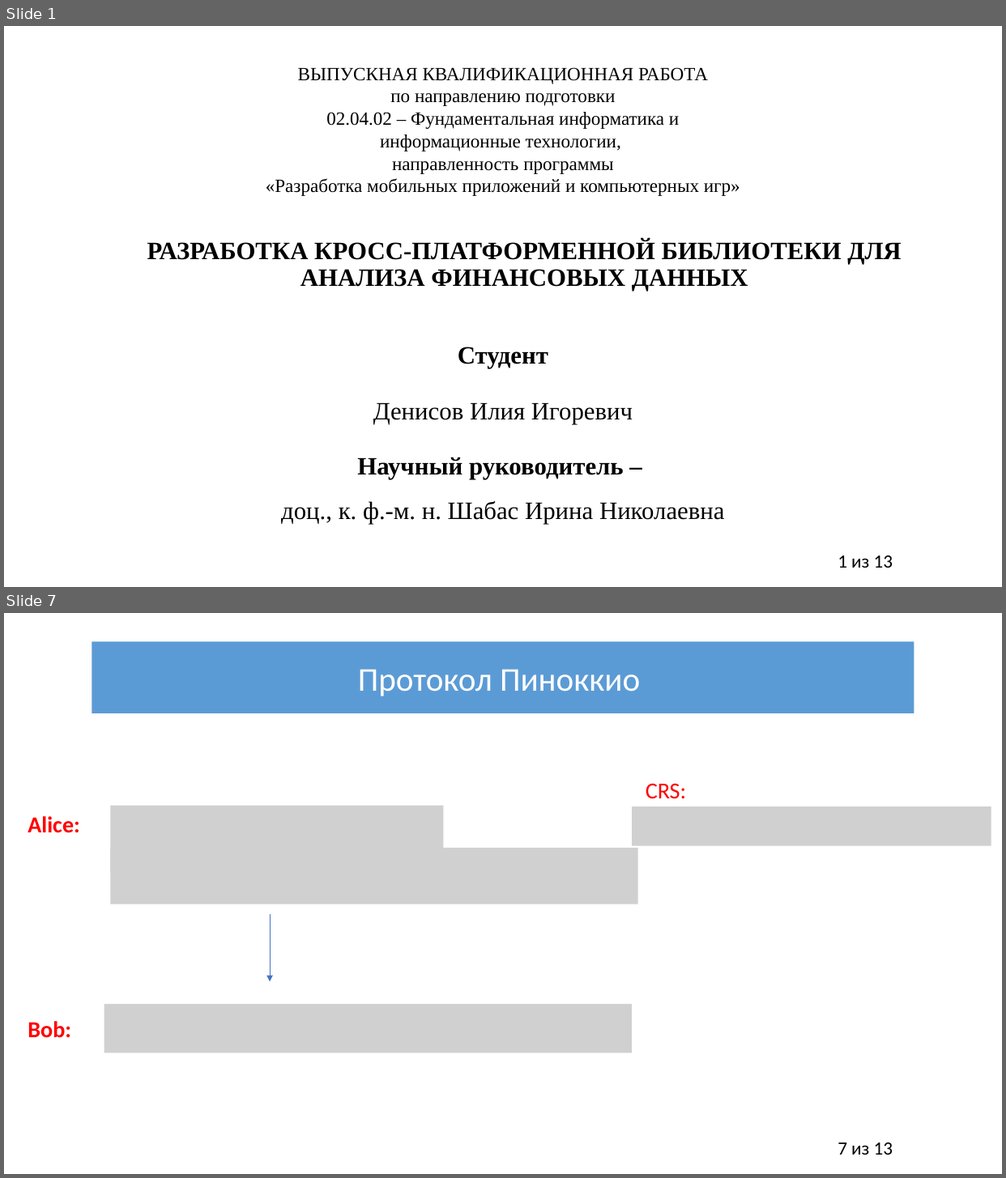
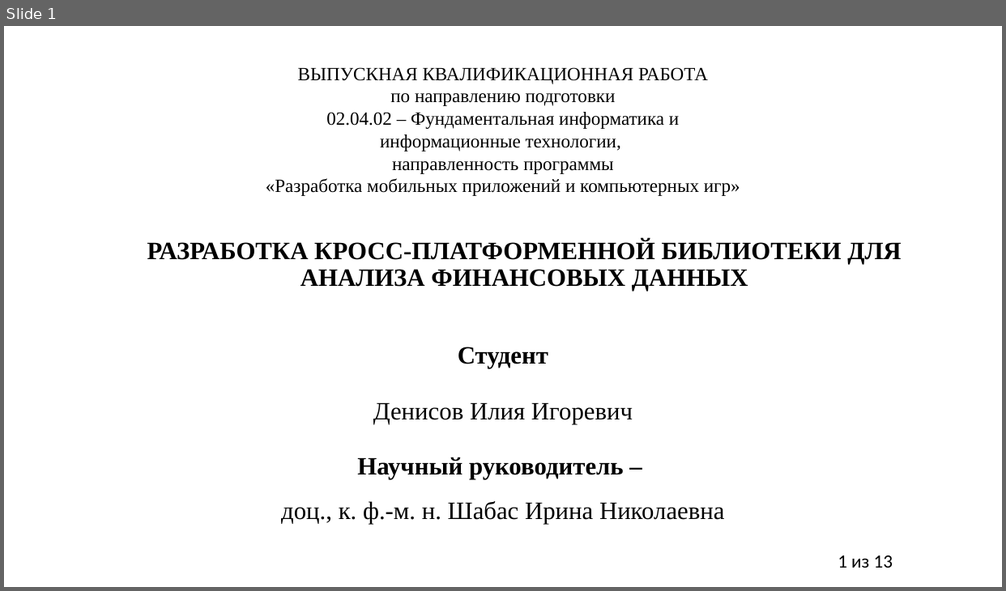
Before and after one commit to IliiaDenisov/masters-thesis, a slide deck: Презентация диплома.pptx. Shown one above the other, each under a label of ours: slides 1 and 7 before the commit, slide 1 after it; the slides between them are not shown. The pictures are 1006x1178 and 1006x591 pixels, drawn with LibreOffice and Linux fonts; fonts in the diff are those of the drawing; grey boxes stand for pictures. Boxes give left, top, right and bottom in pixels: in the first picture for what was removed or moved away, otherwise in the second. Text is boxed around its words. In the diff, an @@ line names an element or a change of style, - is before the commit and + after.

```diff
--- a/Презентация диплома.pptx
+++ b/Презентация диплома.pptx
@@ slide 7 removed at (4,613,1002,1174), background #FFFFFF; not listed: 1 template element that a slide beside it also shows @@
@@ rectangle removed at (91,641,914,713) @@
-Протокол Пиноккио
@@ picture removed at (110,806,444,873) @@
@@ picture removed at (632,807,991,846) @@
@@ text removed at (646,783,686,799) @@
-CRS:
@@ text removed at (27,816,80,833) @@
-Alice:
@@ picture removed at (110,848,638,905) @@
@@ arrow removed from (270, 914) to (270, 982) @@
@@ text removed at (27,1021,71,1038) @@
-Bob:
@@ picture removed at (104,1004,632,1054) @@
```
Also in this commit, not shown: 1 slide changed, 5 slides added, 10 other slides removed.
